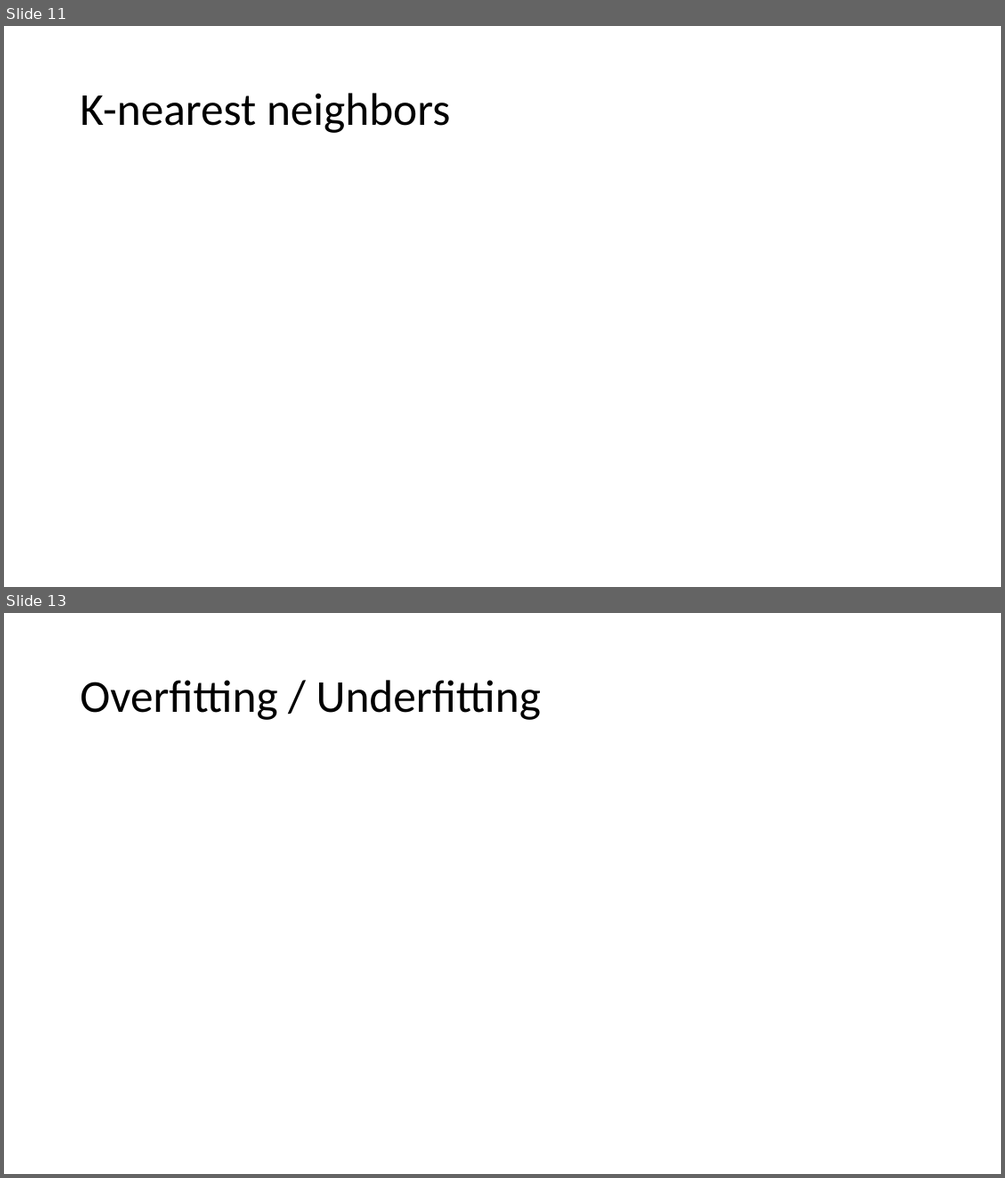
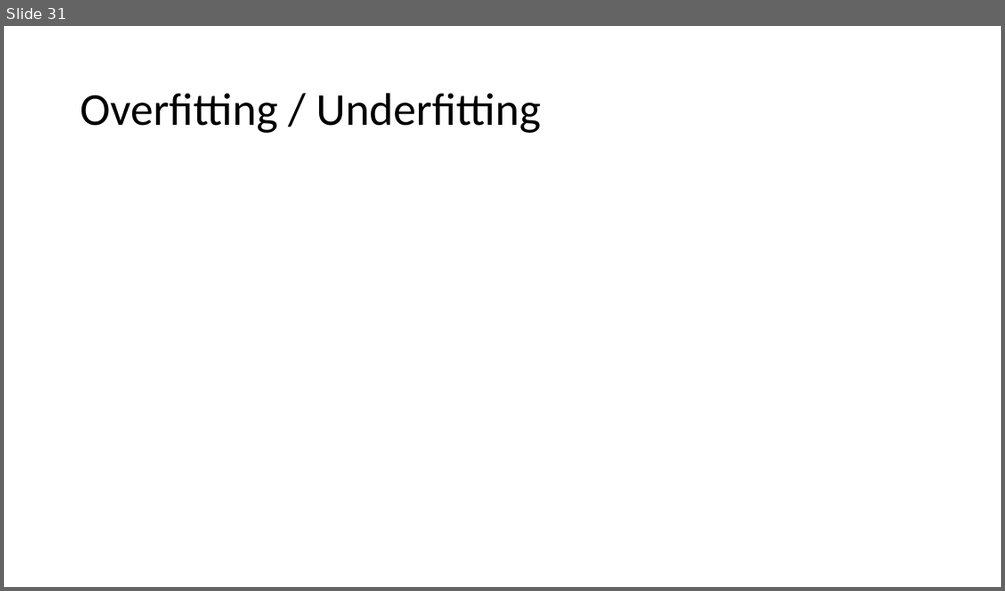
Before and after one commit to alishibli97/peca, a slide deck: slides.pptx. Shown one above the other, each under a label of ours: slides 11 and 13 before the commit, slide 31 after it; the slides between them are not shown. The pictures are 1005x1178 and 1005x591 pixels, drawn with LibreOffice and Linux fonts; fonts in the diff are those of the drawing. Boxes give left, top, right and bottom in pixels: in the first picture for what was removed or moved away, otherwise in the second. Text is boxed around its words. In the diff, an @@ line names an element or a change of style, - is before the commit and + after.

```diff
--- a/slides.pptx
+++ b/slides.pptx
@@ slide 11 removed at bbox=[4, 26, 1001, 587], background #FFFFFF @@
@@ title removed at bbox=[80, 93, 450, 133] @@
-K-nearest neighbors
@@ what was slide 13 is now slide 31 @@
```
Also in this commit, not shown: 6 slides changed, 24 slides added, 5 other slides removed.
